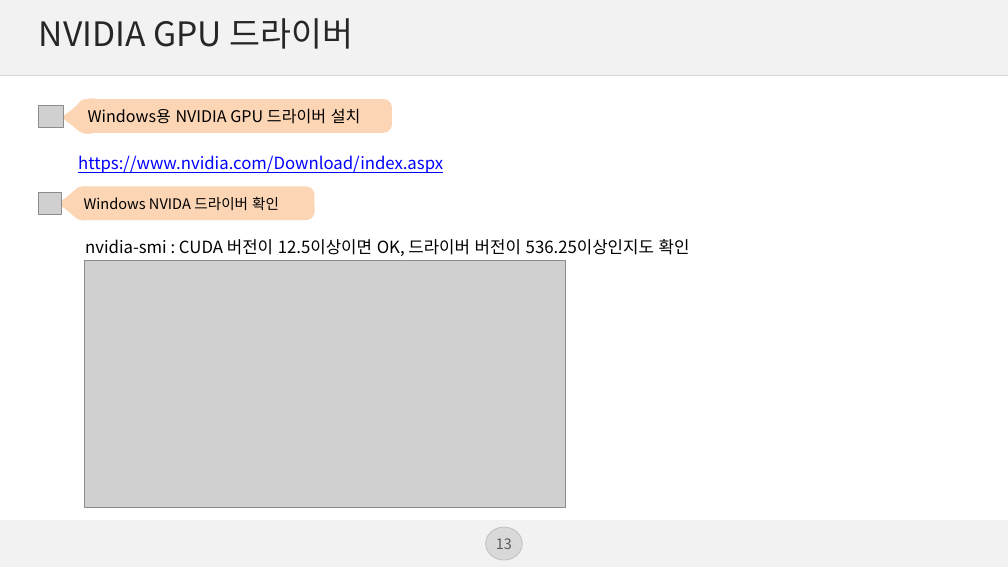
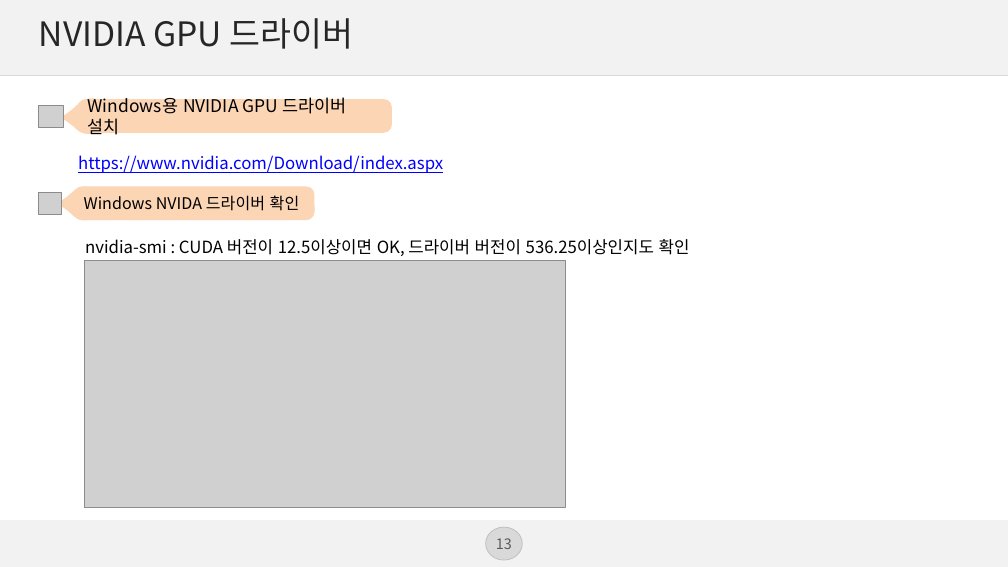
Before and after one commit to 4aix/ai, a slide deck: slide 13 of lecNote/0. Windows 11+3060 TI+WSL+Ubuntu22.04+tensorflow2.20 GPU 사용.pptx. Drawn at 1008x567 pixels with LibreOffice and Linux fonts; fonts in the diff are those of the drawing; grey boxes stand for pictures; background and template pictures are left out. Boxes give left, top, right and bottom in pixels: in the first picture for what was removed or moved away, otherwise in the second. Text is boxed around its words. In the diff, an @@ line names an element or a change of style, - is before the commit and + after.

```diff
--- a/lecNote/0. Windows 11+3060 TI+WSL+Ubuntu22.04+tensorflow2.20 GPU 사용.pptx
+++ b/lecNote/0. Windows 11+3060 TI+WSL+Ubuntu22.04+tensorflow2.20 GPU 사용.pptx
@@ rounded rectangle "Windows용 NVIDIA GPU 드라이버 설치" at [78,99,392,133]: size 15.3 to 16.6 pt @@
@@ rounded rectangle "Windows NVIDA 드라이버 확인" at [74,187,315,221]: size 13.9 to 15.3 pt @@
```
Also in this commit, not shown: 1 slide added, 1 other file.
